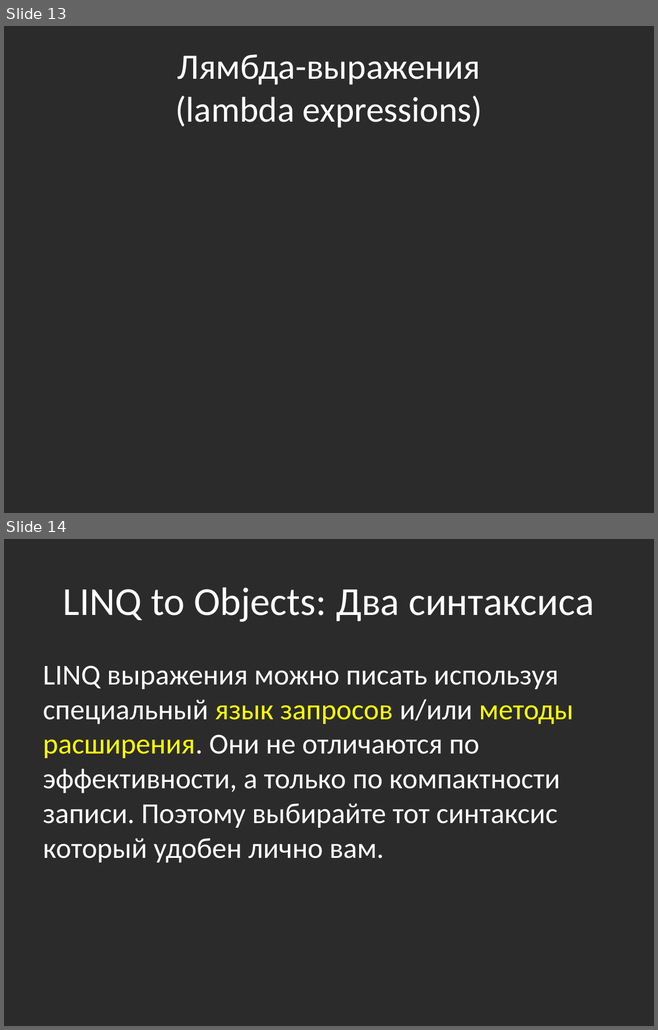
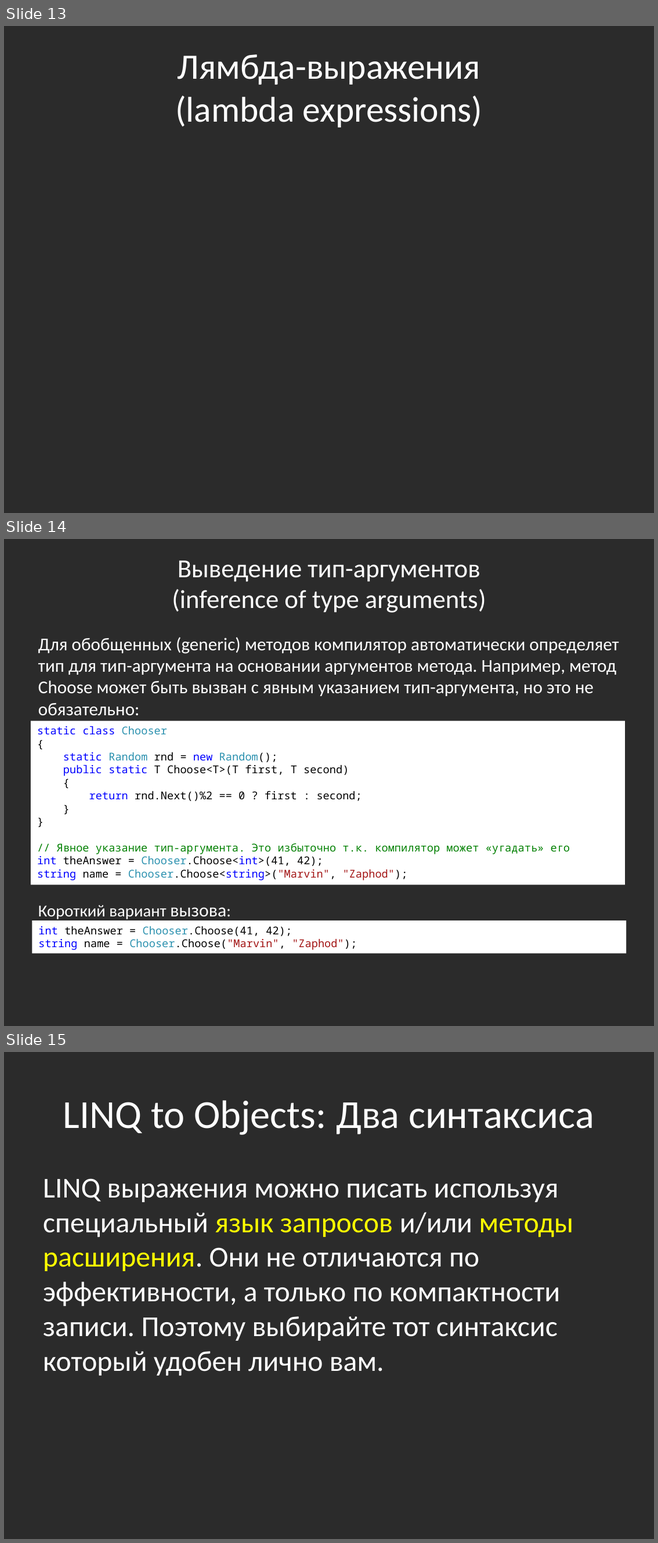
Before and after one commit to bazile/Training, a slide deck: Presentation/lesson-11-linq.pptx. Shown one above the other, each under a label of ours: slides 13 and 14 before the commit, slides 13, 14 and 15 after it. The pictures are 658x1030 and 658x1543 pixels, drawn with LibreOffice and Linux fonts; fonts in the diff are those of the drawing; background and template pictures are left out; a plain dark background stands for a picture behind light text. Boxes give left, top, right and bottom in pixels: in the first picture for what was removed or moved away, otherwise in the second. Text is boxed around its words. In the diff, an @@ line names an element or a change of style, - is before the commit and + after.

Commit message:
Inference of type arguments

```diff
--- a/Presentation/lesson-11-linq.pptx
+++ b/Presentation/lesson-11-linq.pptx
@@ slide 14 added at (x1=4, y1=539, x2=654, y2=1026), background picture (left out) @@
@@ title added at (x1=172, y1=560, x2=486, y2=613), 28.8 pt, text #FFFFFF @@
+Выведение тип-аргументов
+(inference of type arguments)
@@ text added at (x1=38, y1=637, x2=618, y2=716), 20 pt, text #FFFFFF @@
+Для обобщенных (generic) методов компилятор автоматически определяет тип для тип-аргумента на основании аргументов метода. Например, метод Choose может быть вызван с явным указанием тип-аргумента, но это не обязательно:
@@ rectangle added at (x1=31, y1=721, x2=625, y2=885), fill #FFFFFF, 12 pt, text #000000 @@
+static class Chooser
+{
+static Random rnd = new Random();
+public static T Choose<T>(T first, T second)
+{
+return rnd.Next()%2 == 0 ? first : second;
+}
+}
+// Явное указание тип-аргумента. Это избыточно т.к. компилятор может «угадать» его
+int theAnswer = Chooser.Choose<int>(41, 42);
+string name = Chooser.Choose<string>("Marvin", "Zaphod");
@@ rectangle added at (x1=32, y1=921, x2=626, y2=954), fill #FFFFFF, 12 pt, text #000000 @@
+int theAnswer = Chooser.Choose(41, 42);
+string name = Chooser.Choose("Marvin", "Zaphod");
@@ text added at (x1=38, y1=905, x2=226, y2=921), 18.5 pt, text #FFFFFF @@
+Короткий вариант вызова:
@@ what was slide 14 is now slide 15 @@
```
